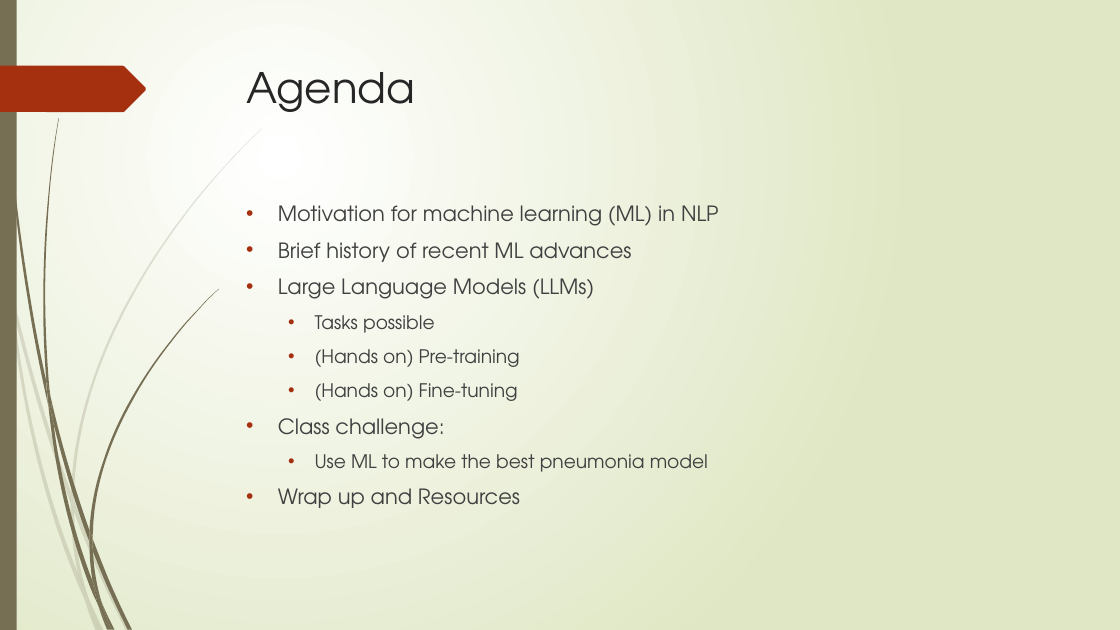
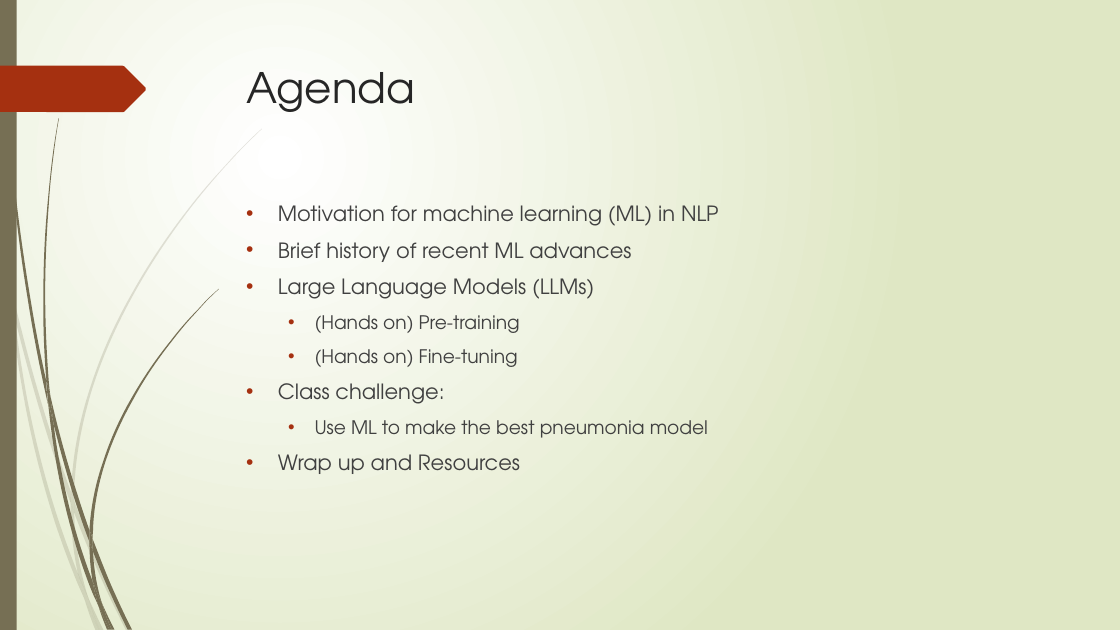
Before and after one commit to abchapman93/DELPHI_Intro_to_NLP_Spring_2024, a slide deck: slide 2 of slides/2024_Delphi_NLP_with_ML_Part_1.pptx. Drawn at 1120x630 pixels with LibreOffice and Linux fonts; fonts in the diff are those of the drawing. Boxes give left, top, right and bottom in pixels: in the first picture for what was removed or moved away, otherwise in the second. Text is boxed around its words. In the diff, an @@ line names an element or a change of style, - is before the commit and + after.

```diff
--- a/slides/2024_Delphi_NLP_with_ML_Part_1.pptx
+++ b/slides/2024_Delphi_NLP_with_ML_Part_1.pptx
@@ text at bbox=[315, 315, 435, 333]: paragraph removed @@
-  • Tasks possible
```
Also in this commit, not shown: 5 other slides changed.
